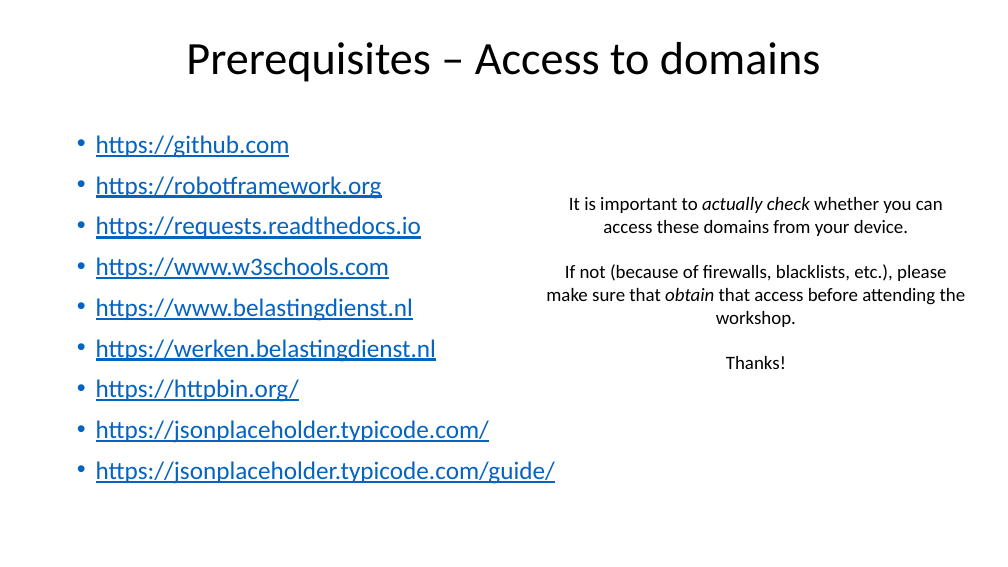
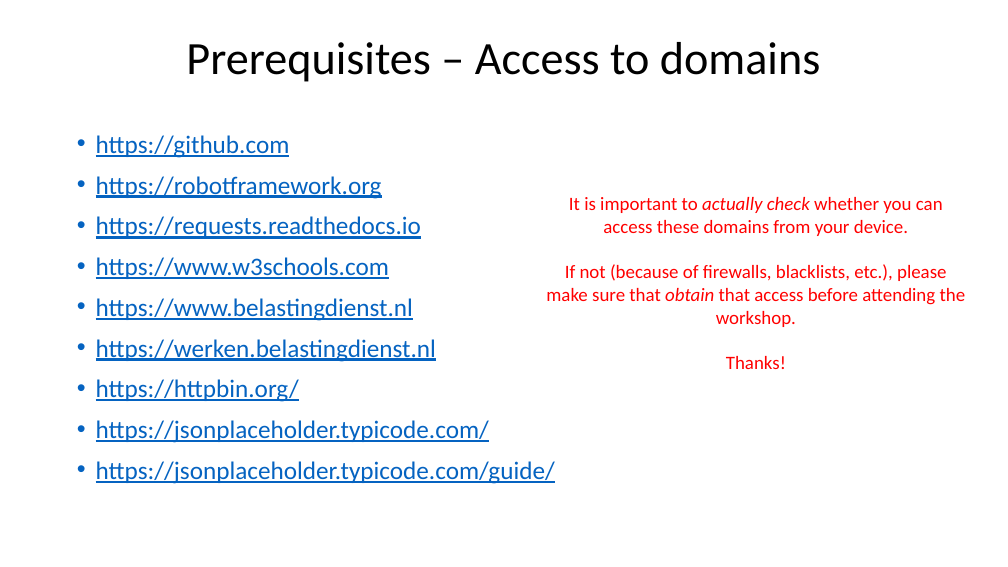
Before and after one commit to LoredanaB/robocon2021, a slide deck: slide 7 of prerequisites/Prerequisites.pptx. Drawn at 1008x567 pixels with LibreOffice and Linux fonts; fonts in the diff are those of the drawing. Boxes give left, top, right and bottom in pixels: in the first picture for what was removed or moved away, otherwise in the second. Text is boxed around its words. In the diff, an @@ line names an element or a change of style, - is before the commit and + after.

Commit message:
Prerequisites.

```diff
--- a/prerequisites/Prerequisites.pptx
+++ b/prerequisites/Prerequisites.pptx
@@ text "It is important to actually ..." at (x1=546, y1=197, x2=966, y2=369): text colour #000000 to #FF0000 @@
```
Also in this commit, not shown: 1 other slide changed.
